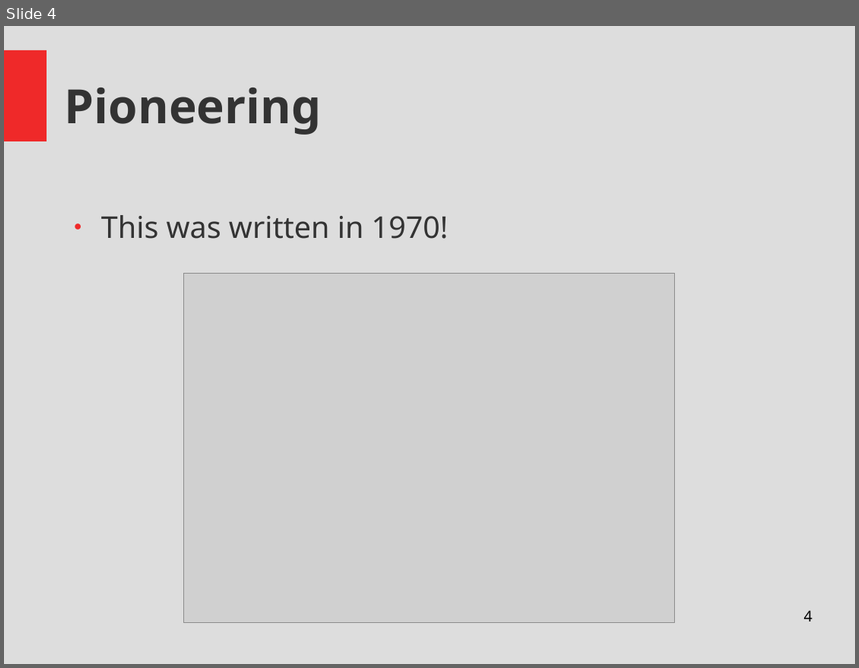
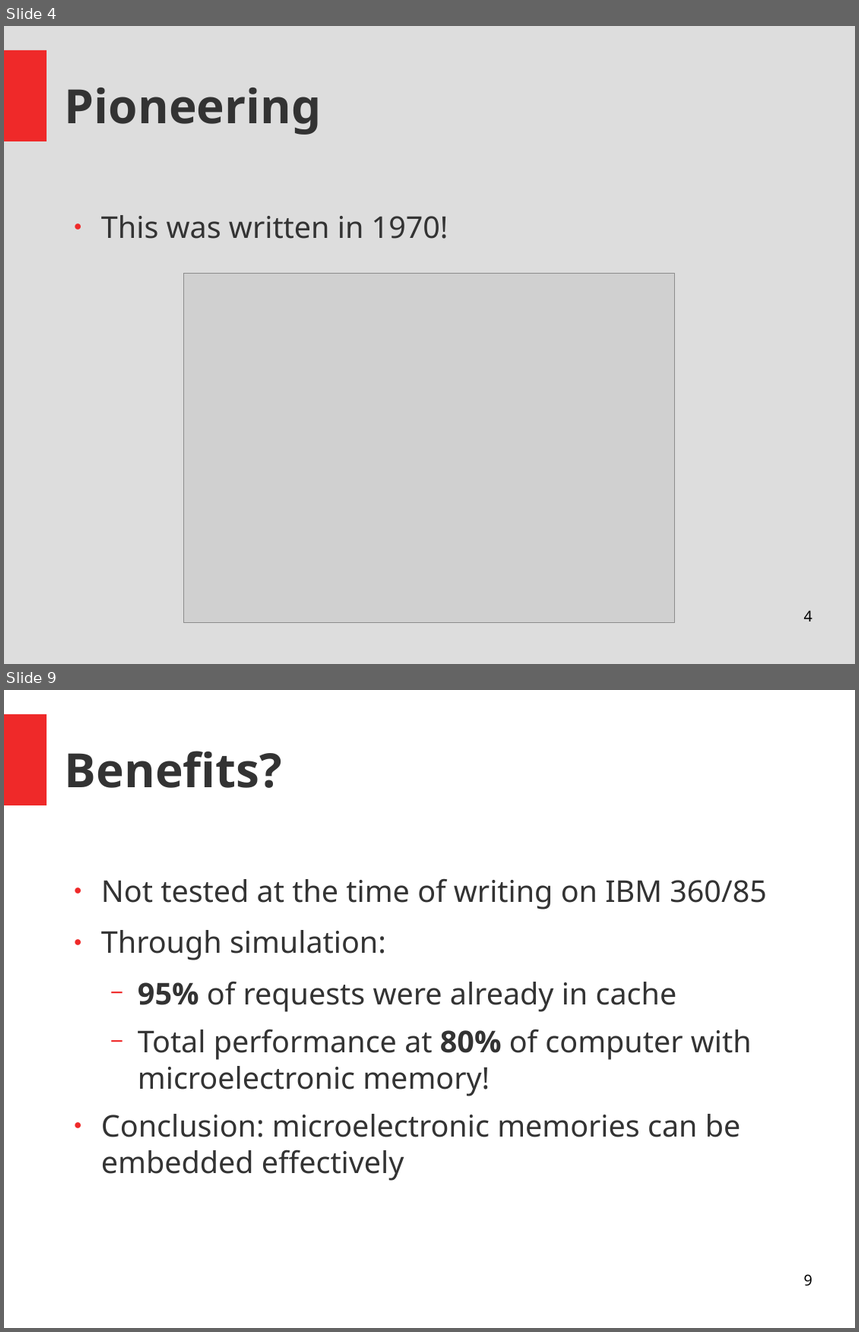
Before and after one commit to Thapep/PPS, a slide deck: inmemory/In Memory Processing Presentation.odp. Shown one above the other, each under a label of ours: slide 4 before the commit, slides 4 and 9 after it; the slides between them are not shown. The pictures are 859x668 and 859x1332 pixels, drawn with LibreOffice and Linux fonts; fonts in the diff are those of the drawing; grey boxes stand for pictures. Boxes give left, top, right and bottom in pixels: in the first picture for what was removed or moved away, otherwise in the second. Text is boxed around its words. In the diff, an @@ line names an element or a change of style, - is before the commit and + after.

```diff
--- a/inmemory/In Memory Processing Presentation.odp
+++ b/inmemory/In Memory Processing Presentation.odp
@@ slide 9 added at (x1=4, y1=690, x2=855, y2=1328), background #FFFFFF; not listed: 1 template element that a slide beside it also shows @@
@@ title added at (x1=65, y1=751, x2=282, y2=788), 44 pt, text #333333, bold @@
+Benefits?
@@ text added at (x1=101, y1=879, x2=767, y2=1181), 28 pt, text #333333 @@
+● Not tested at the time of writing on IBM 360/85
+● Through simulation:
+  − 95% of requests were already in cache
+  − Total performance at 80% of computer with microelectronic memory!
+● Conclusion: microelectronic memories can be embedded effectively
@@ page number added at (x1=804, y1=1274, x2=813, y2=1287), 14 pt, text #000000 @@
+9
```
Also in this commit, not shown: 6 other slides added, 1 other file.
